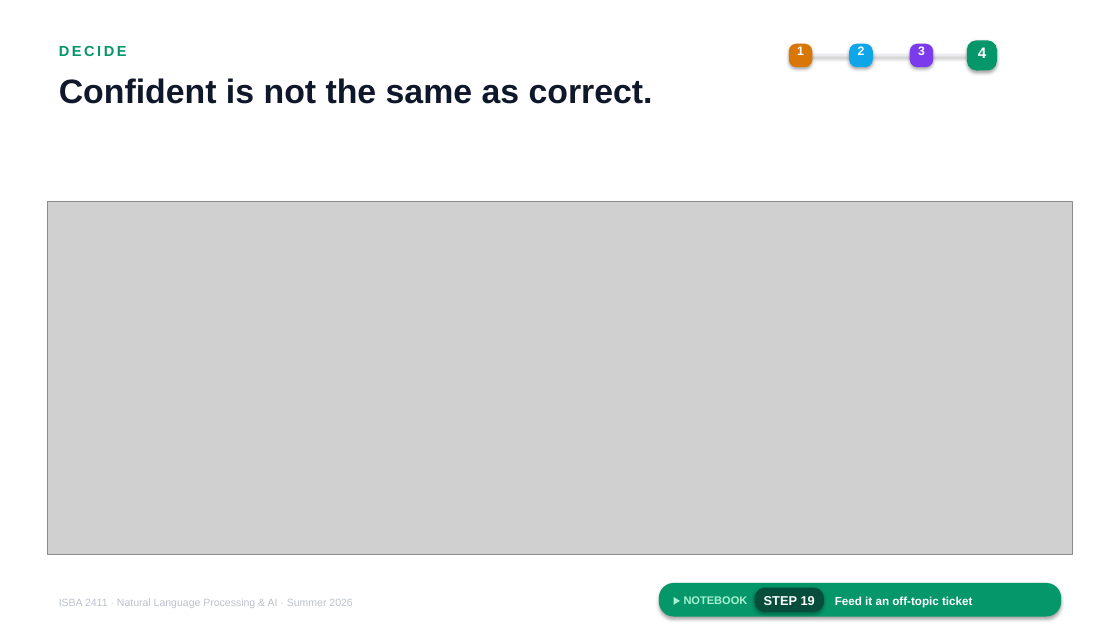
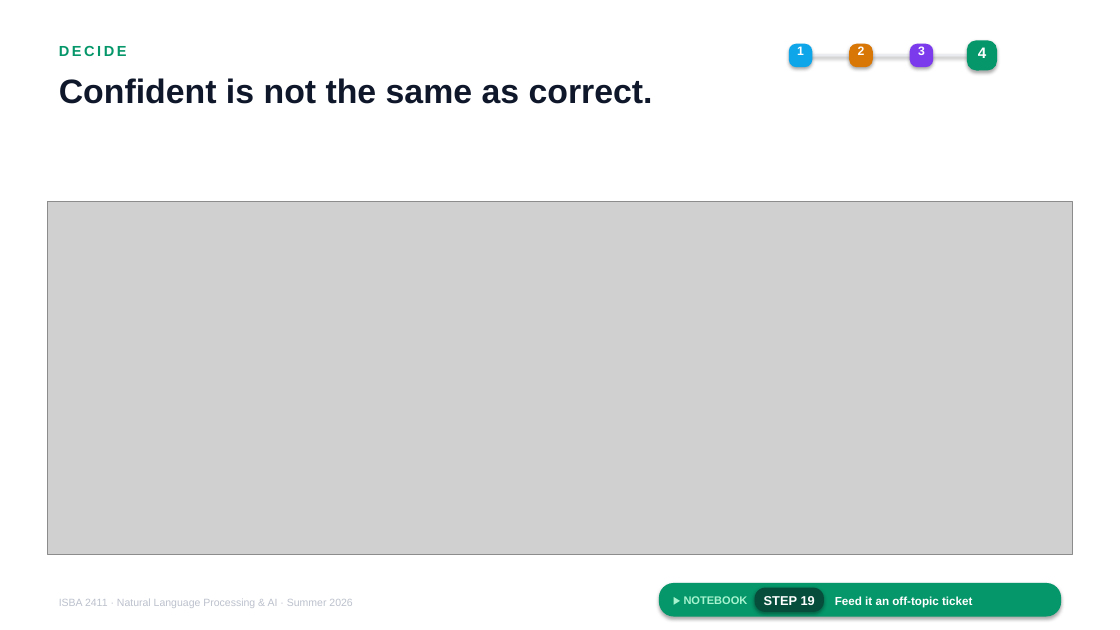
Before and after one commit to JulesMalin/isba2411-nlp, a slide deck: slide 16 of Week 7/L13_Support_Copilot.pptx (slide 20 before the commit). Drawn at 1120x630 pixels with LibreOffice and Linux fonts; fonts in the diff are those of the drawing; grey boxes stand for pictures. Boxes give left, top, right and bottom in pixels: in the first picture for what was removed or moved away, otherwise in the second. Text is boxed around its words. In the diff, an @@ line names an element or a change of style, - is before the commit and + after.

```diff
--- a/Week 7/L13_Support_Copilot.pptx
+++ b/Week 7/L13_Support_Copilot.pptx
@@ rounded rectangle at box(789, 44, 812, 67): fill #D97706 to #0EA5E9 @@
@@ rounded rectangle at box(849, 44, 873, 67): fill #0EA5E9 to #D97706 @@
```
Also in this commit, not shown: 12 other slides changed, 1 slide added, 5 slides removed.
